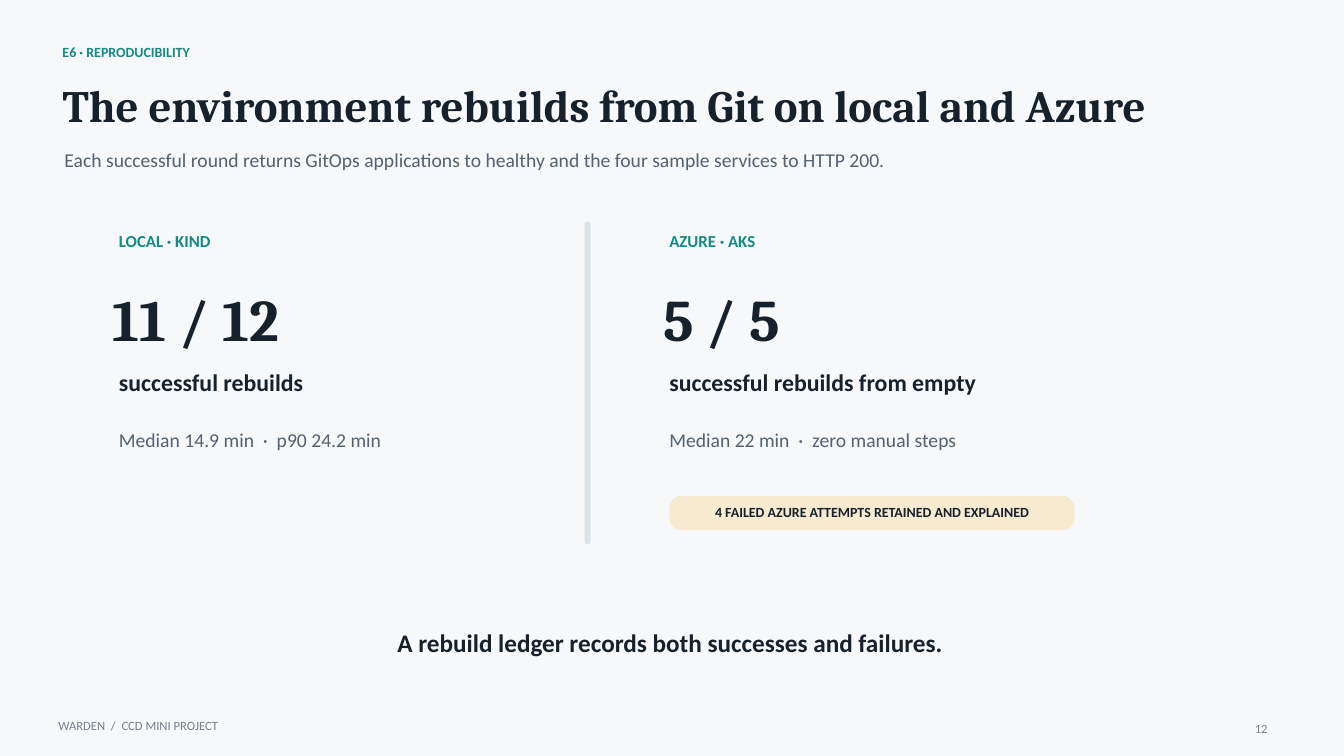
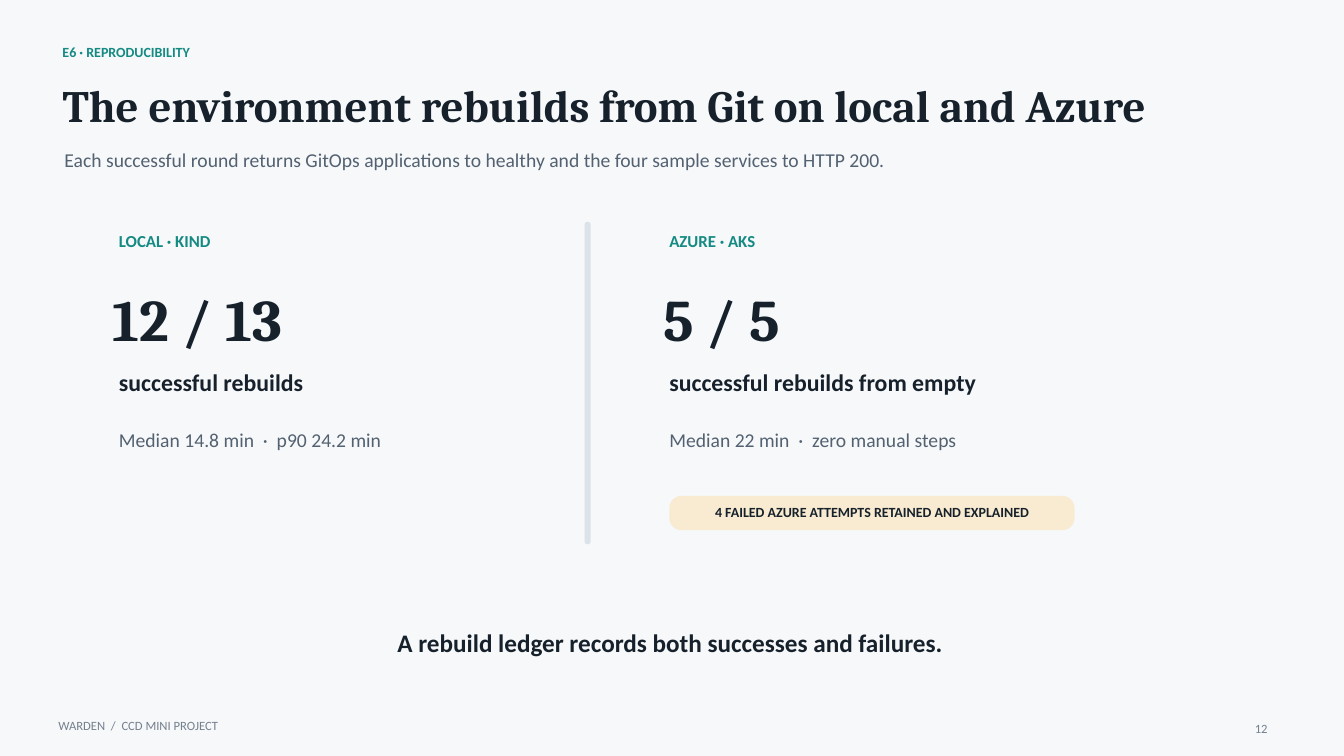
Before and after one commit to WARDEN-CCD/warden, a slide deck: slide 12 of docs/submission/Warden-CCD-Project-Presentation.pptx. Drawn at 1344x756 pixels with LibreOffice and Linux fonts; fonts in the diff are those of the drawing. Boxes give left, top, right and bottom in pixels: in the first picture for what was removed or moved away, otherwise in the second. Text is boxed around its words. In the diff, an @@ line names an element or a change of style, - is before the commit and + after.

```diff
--- a/docs/submission/Warden-CCD-Project-Presentation.pptx
+++ b/docs/submission/Warden-CCD-Project-Presentation.pptx
@@ text at (x1=113, y1=301, x2=282, y2=342): text changed @@
-11 / 12
+12 / 13
@@ text at (x1=119, y1=433, x2=381, y2=450): text changed @@
-Median 14.9 min · p90 24.2 min
+Median 14.8 min · p90 24.2 min
```
Also in this commit, not shown: 1 other slide changed, 10 other files.
